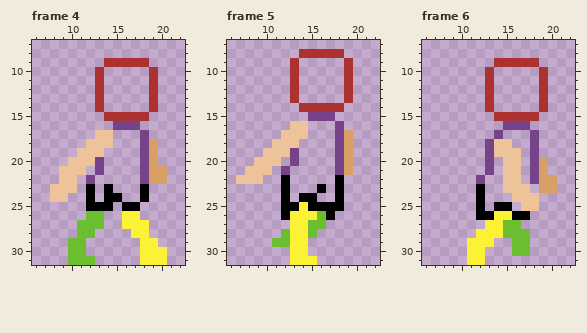
Two states of a pixel-art file, assets/Aseprite Sprites/Notta/NottaWalk.ase. Above is the file before it was changed.
32x32 pixels, 6 frames. Colours within 5 levels of each other are drawn and written as one. Shown: frame 4: x 6..22, y 7..31; frame 5: x 6..22, y 7..31; frame 6: x 6..22, y 7..31. The commit also changed other frames, which this record leaves out.
The same view after the edit:
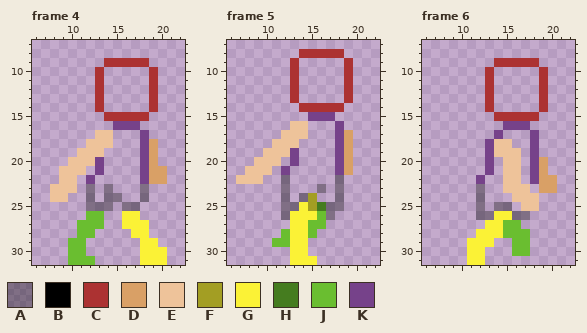
Palette (. is transparent): A #00000059  B #000000  C #ac3232  D #d9a066  E #eec39a  F #a39e23  G #fbf236  H #457c1f  J #6abe30  K #76428a
Commit: Unfinished Walk Cycle Updated
Difference:
layer "main draft/left leg" added
layer "main draft/right leg" added
layer "main draft/lower hips" opacity 35% added
layer "Draft" removed
layer "clothing" removed
layer "skin" removed
layer "left leg" removed
layer "right leg" removed
layer "lower hips" removed
Frame 4, layer "main draft/lower hips":
y 23: x 12 B -> A; x 14 B -> A; x 18 B -> A
y 24: x 12 B -> A; x 14..15 BB -> AA; x 18 B -> A
y 25: x 12..14 BBB -> AAA; x 16..17 BB -> AA
Frame 5, layer "main draft/lower hips":
y 22: x 12 B -> A; x 18 B -> A
y 23: x 12 B -> A; x 16 B -> A; x 18 B -> A
y 24: x 12 B -> A; x 14..15 BB -> AF; x 18 B -> A
y 25: x 12..13 BB -> AA; x 15..18 BBBB -> FHAA
y 26: x 12 B -> A; x 17 B -> A
Frame 6, layer "main draft/lower hips":
y 23..24: x 12 B -> A
y 25: x 12 B -> A; x 14..15 BB -> AA
y 26: x 12..13 BB -> AA; x 16..17 BB -> AA
Where, in picture pixels (left, top, right, bottom), the same in both pictures:
changed: (86, 184, 149, 211)
changed: (281, 175, 344, 220)
changed: (476, 184, 530, 220)
